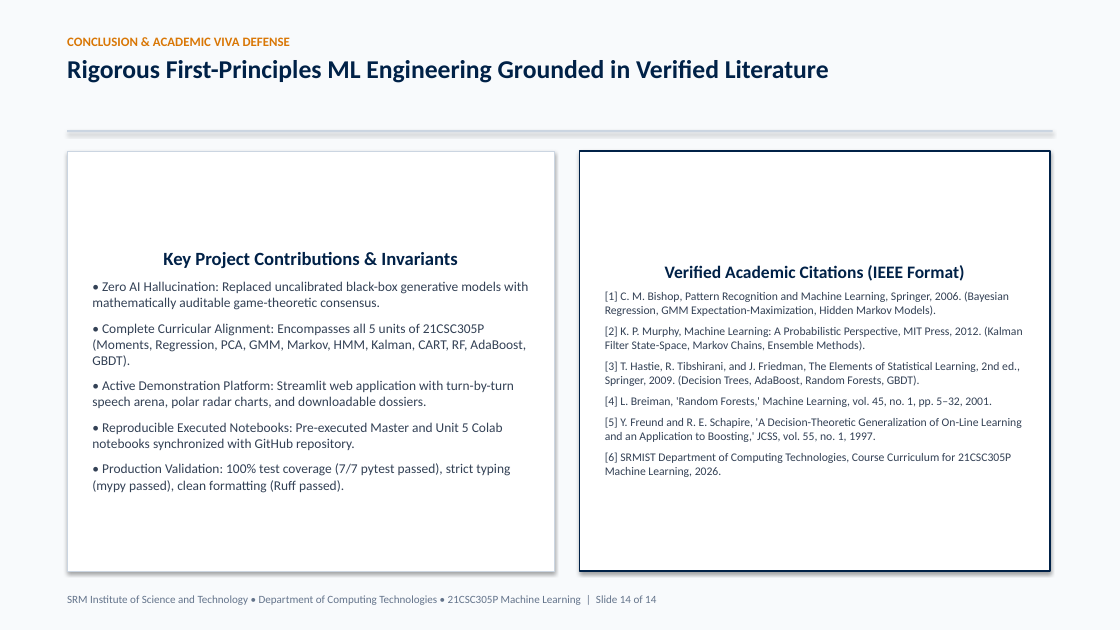
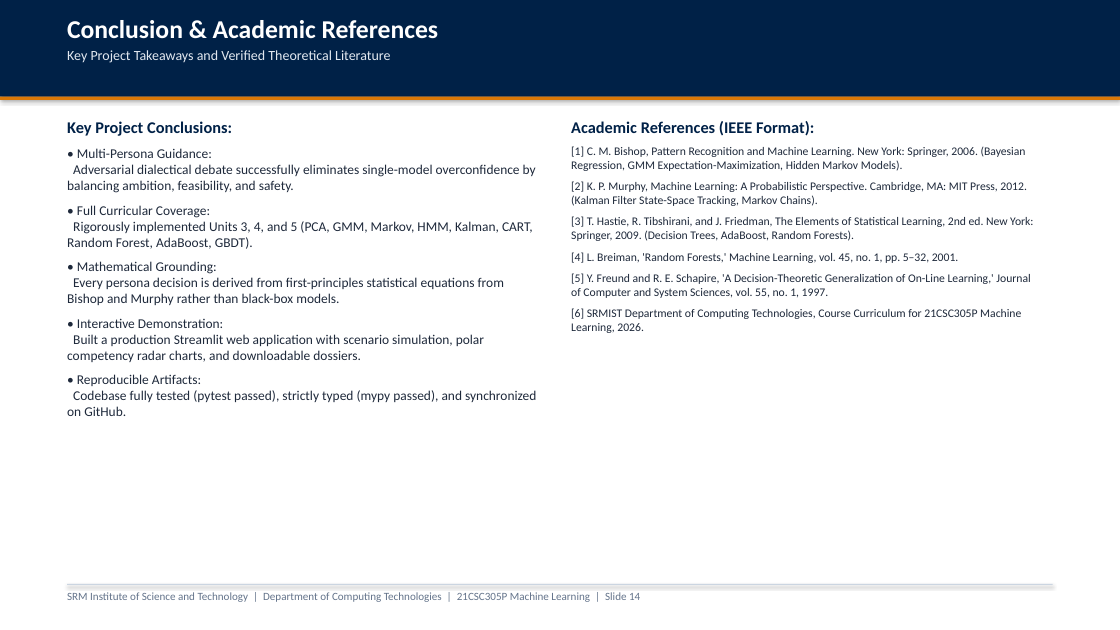
Before and after one commit to parth2024-tech/SRM-21CSC305P-Machine-Learning-Career-Guidance-Debate-Agent, a slide deck: slide 14 of presentation_unit3_unit4_unit5.pptx. Drawn at 1120x630 pixels with LibreOffice and Linux fonts; fonts in the diff are those of the drawing. Boxes give left, top, right and bottom in pixels: in the first picture for what was removed or moved away, otherwise in the second. Text is boxed around its words. In the diff, an @@ line names an element or a change of style, - is before the commit and + after.

Commit message:
refactor(presentation): switch to clean generic academic PPT template without emojis or pastel dashboard cards

```diff
--- a/presentation_unit3_unit4_unit5.pptx
+++ b/presentation_unit3_unit4_unit5.pptx
@@ rectangle at (0, 0, 1120, 630): fill #F8FAFC to #FFFFFF @@
@@ rectangle added at (0, 0, 1120, 97), fill #002147 @@
@@ text at (67, 20, 439, 63): text changed; size 22 to 12 pt; text colour #002147 to #E2E8F0; bold off @@
-CONCLUSION & ACADEMIC VIVA DEFENSE
-Rigorous First-Principles ML Engineering Grounded in Verified Literature
+Conclusion & Academic References
+Key Project Takeaways and Verified Theoretical Literature
@@ rectangle: place and size @@
-rectangle at (67, 130, 1053, 133)
+rectangle at (0, 97, 1120, 100)
@@ rectangle at (0, 97, 1120, 100): fill #CBD5E1 to #D97706 @@
@@ text "Academic References (IEEE Format):": place and size @@
-text "Academic References (IEEE Format):" at (580, 151, 1050, 571)
+text "Academic References (IEEE Format):" at (571, 121, 1033, 333)
@@ text "Academic References (IEEE Format):" at (571, 121, 1033, 333): vertical alignment middle to top; fill #FFFFFF to none; outline #002147 1.5 pt to none; shadow off @@
@@ text added at (67, 121, 536, 416), 11.5 pt, text #1E293B @@
+Key Project Conclusions:
+• Multi-Persona Guidance:
+Adversarial dialectical debate successfully eliminates single-model overconfidence by balancing ambition, feasibility, and safety.
+• Full Curricular Coverage:
+Rigorously implemented Units 3, 4, and 5 (PCA, GMM, Markov, HMM, Kalman, CART, Random Forest, AdaBoost, GBDT).
+• Mathematical Grounding:
+Every persona decision is derived from first-principles statistical equations from Bishop and Murphy rather than black-box models.
+• Interactive Demonstration:
+Built a production Streamlit web application with scenario simulation, polar competency radar charts, and downloadable dossiers.
+• Reproducible Artifacts:
+Codebase fully tested (pytest passed), strictly typed (mypy passed), and synchronized on GitHub.
@@ text at (571, 121, 1033, 241): text changed; text colour #334155 to #1E293B @@
-Verified Academic Citations (IEEE Format)
-[1] C. M. Bishop, Pattern Recognition and Machine Learning, Springer, 2006. (Bayesian Regression, GMM Expectation-Maximization, Hidden Markov Models).
-[2] K. P. Murphy, Machine Learning: A Probabilistic Perspective, MIT Press, 2012. (Kalman Filter State-Space, Markov Chains, Ensemble Methods).
-[3] T. Hastie, R. Tibshirani, and J. Friedman, The Elements of Statistical Learning, 2nd ed., Springer, 2009. (Decision Trees, AdaBoost, Random Forests, GBDT).
+Academic References (IEEE Format):
+[1] C. M. Bishop, Pattern Recognition and Machine Learning. New York: Springer, 2006. (Bayesian Regression, GMM Expectation-Maximization, Hidden Markov Models).
+[2] K. P. Murphy, Machine Learning: A Probabilistic Perspective. Cambridge, MA: MIT Press, 2012. (Kalman Filter State-Space Tracking, Markov Chains).
+[3] T. Hastie, R. Tibshirani, and J. Friedman, The Elements of Statistical Learning, 2nd ed. New York: Springer, 2009. (Decision Trees, AdaBoost, Random Forests).
@@ rectangle removed at (67, 151, 555, 571) @@
-Key Project Contributions & Invariants
-• Zero AI Hallucination: Replaced uncalibrated black-box generative models with mathematically auditable game-theoretic consensus.
-• Complete Curricular Alignment: Encompasses all 5 units of 21CSC305P (Moments, Regression, PCA, GMM, Markov, HMM, Kalman, CART, RF, AdaBoost, GBDT).
-• Active Demonstration Platform: Streamlit web application with turn-by-turn speech arena, polar radar charts, and downloadable dossiers.
-• Reproducible Executed Notebooks: Pre-executed Master and Unit 5 Colab notebooks synchronized with GitHub repository.
-• Production Validation: 100% test coverage (7/7 pytest passed), strict typing (mypy passed), clean formatting (Ruff passed).
@@ text at (571, 252, 1021, 333): text colour #334155 to #1E293B in "[4] L. Breiman, 'Random Forests,' Machine Learning, ...", "[6] SRMIST Department of Computing Technologies, Course ..." @@
@@ text at (571, 273, 1030, 298): text changed; text colour #334155 to #1E293B @@
-[5] Y. Freund and R. E. Schapire, 'A Decision-Theoretic Generalization of On-Line Learning and an Application to Boosting,' JCSS, vol. 55, no. 1, 1997.
+[5] Y. Freund and R. E. Schapire, 'A Decision-Theoretic Generalization of On-Line Learning,' Journal of Computer and System Sciences, vol. 55, no. 1, 1997.
@@ text at (67, 592, 640, 602): text changed @@
-SRM Institute of Science and Technology • Department of Computing Technologies • 21CSC305P Machine Learning | Slide 14 of 14
+SRM Institute of Science and Technology | Department of Computing Technologies | 21CSC305P Machine Learning | Slide 14
@@ rectangle added at (67, 584, 1053, 585), fill #CBD5E1 @@
```
Also in this commit, not shown: 13 other slides changed, 2 other files.
